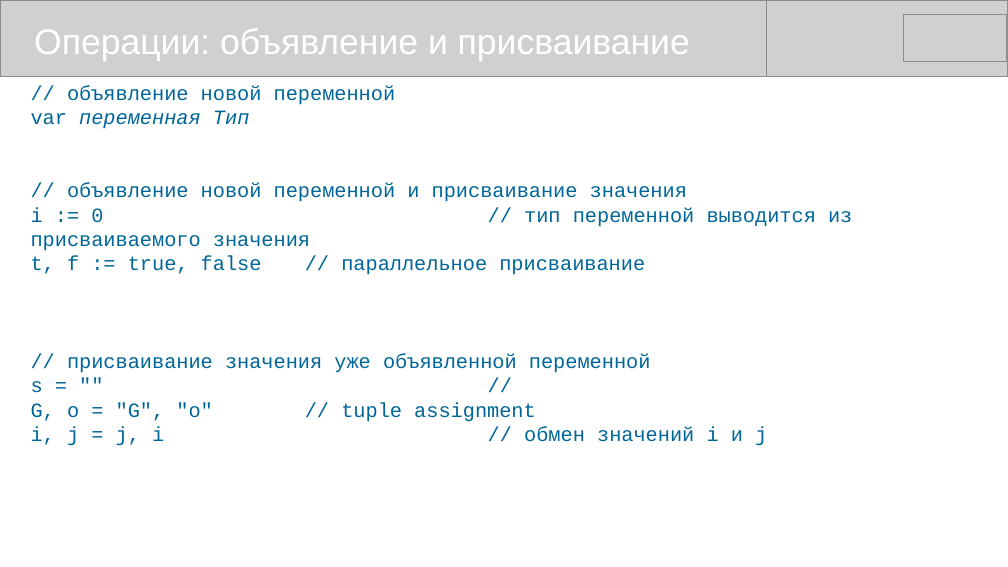
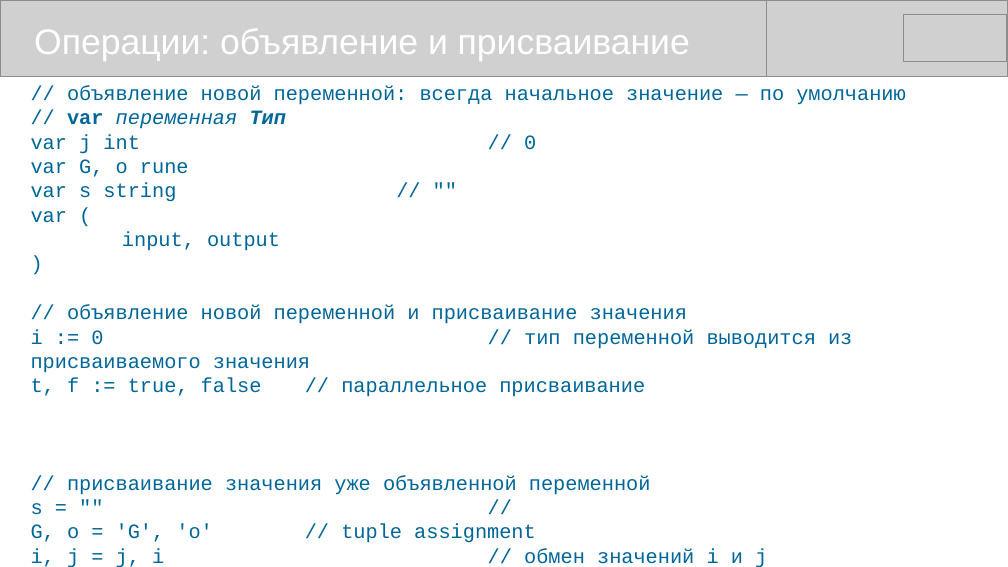
Before and after one commit to mike-shock/Go_language, a slide deck: slide 20 of Go_Review.odp. Drawn at 1008x567 pixels with LibreOffice and Linux fonts; fonts in the diff are those of the drawing; grey boxes stand for pictures. Boxes give left, top, right and bottom in pixels: in the first picture for what was removed or moved away, otherwise in the second. Text is boxed around its words. In the diff, an @@ line names an element or a change of style, - is before the commit and + after.

```diff
--- a/Go_Review.odp
+++ b/Go_Review.odp
@@ text at bbox=[31, 85, 905, 251]: text changed @@
-// объявление новой переменной
-var переменная Тип
+// объявление новой переменной: всегда начальное значение — по умолчанию
+// var переменная Тип
+var j int // 0
+var G, o rune
+var s string // ""
+var (
+input, output
+)
@@ text at bbox=[31, 524, 536, 543]: text changed @@
-G, o = "G", "o" // tuple assignment
+G, o = 'G', 'o' // tuple assignment
```
Also in this commit, not shown: 4 other slides changed, 2 slides added.
